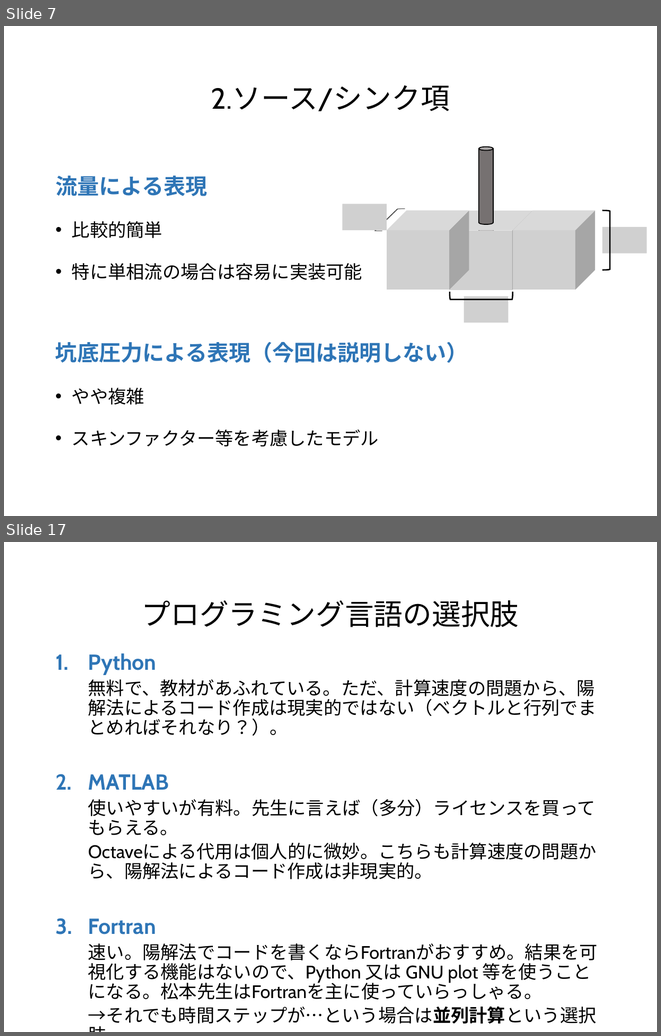
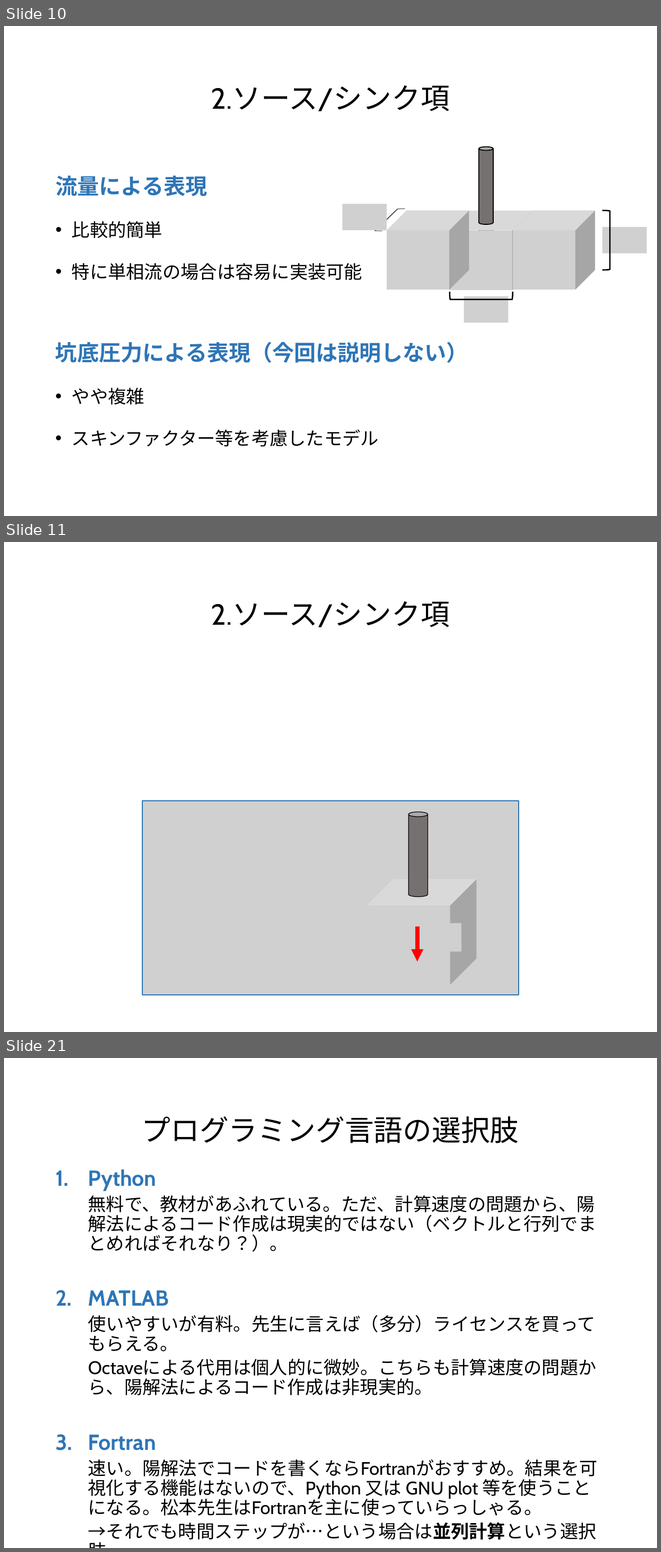
Before and after one commit to te288/intro_to_NA2022, a slide deck: pptx/04_1次元拡散方程式（陰解法）.pptx. Shown one above the other, each under a label of ours: slides 7 and 17 before the commit, slides 10, 11 and 21 after it; the slides between them are not shown. The pictures are 661x1036 and 661x1552 pixels, drawn with LibreOffice and Linux fonts; fonts in the diff are those of the drawing; grey boxes stand for pictures. Boxes give left, top, right and bottom in pixels: in the first picture for what was removed or moved away, otherwise in the second. Text is boxed around its words. In the diff, an @@ line names an element or a change of style, - is before the commit and + after.

```diff
--- a/pptx/04_1次元拡散方程式（陰解法）.pptx
+++ b/pptx/04_1次元拡散方程式（陰解法）.pptx
@@ slide 11 added at [4, 542, 657, 1032], background #FFFFFF @@
@@ title added at [211, 601, 450, 627], 32 pt, text #000000 @@
+2.ソース/シンク項
@@ picture added at [142, 801, 519, 995] @@
@@ group added at [367, 812, 476, 985]: 2 cylinders, 2 pictures, 1 arrow @@
@@ what was slide 7 is now slide 10 @@
@@ what was slide 17 is now slide 21 @@
```
Also in this commit, not shown: 11 slides changed, 4 other slides added, 1 slide removed, 8 other files.
